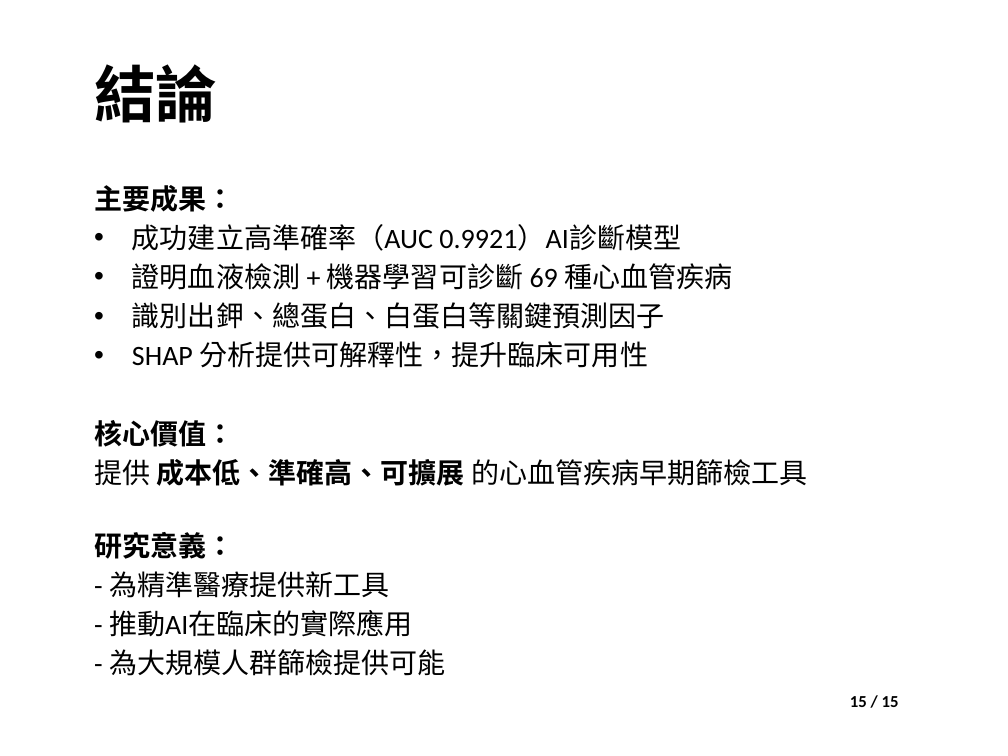
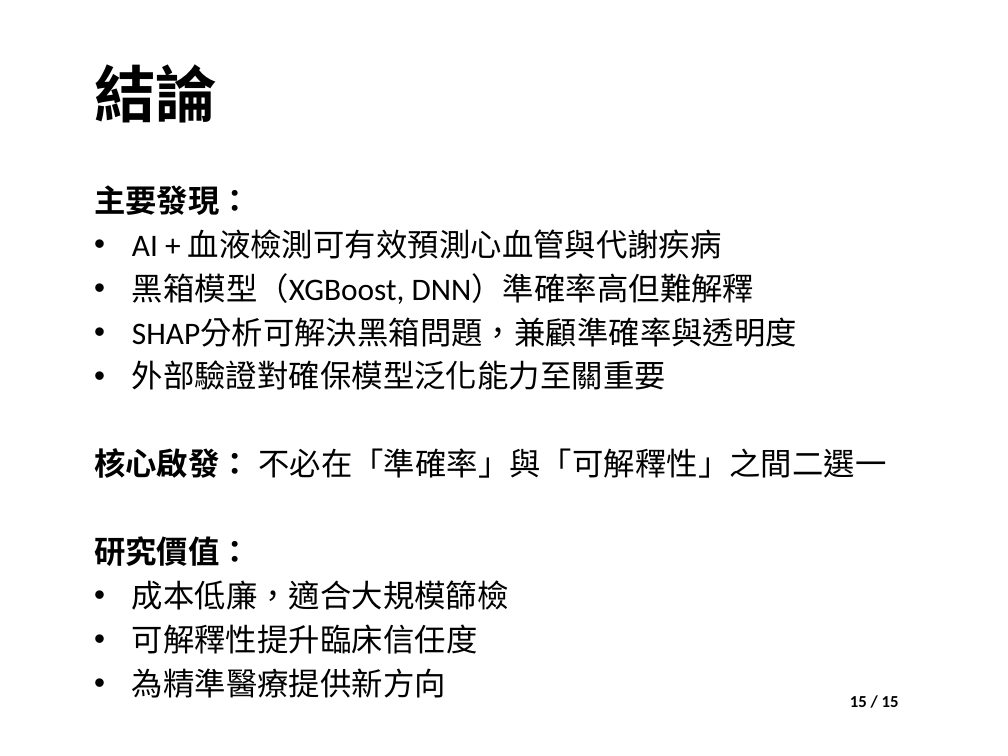
Before and after one commit to joechiboo/ResearchSeminar-3H, a slide deck: slide 15 of 提交檔案/專題討論_21138X006_紀伯喬_wVBA.pptm. Drawn at 1008x756 pixels with LibreOffice and Linux fonts; fonts in the diff are those of the drawing; background and template pictures are left out. Boxes give left, top, right and bottom in pixels: in the first picture for what was removed or moved away, otherwise in the second. Text is boxed around its words. In the diff, an @@ line names an element or a change of style, - is before the commit and + after.

```diff
--- a/提交檔案/專題討論_21138X006_紀伯喬_wVBA.pptm
+++ b/提交檔案/專題討論_21138X006_紀伯喬_wVBA.pptm
@@ text at [94, 185, 886, 654]: text changed; size 20 to 22.4 pt @@
-主要成果：
-• 成功建立高準確率（AUC 0.9921）AI診斷模型
-• 證明血液檢測 + 機器學習可診斷 69 種心血管疾病
-• 識別出鉀、總蛋白、白蛋白等關鍵預測因子
-• SHAP 分析提供可解釋性，提升臨床可用性
-核心價值：
-提供 成本低、準確高、可擴展 的心血管疾病早期篩檢工具
-研究意義：
-- 為精準醫療提供新工具
-- 推動AI在臨床的實際應用
-- 為大規模人群篩檢提供可能
+主要發現：
+• AI + 血液檢測可有效預測心血管與代謝疾病
+• 黑箱模型（XGBoost, DNN）準確率高但難解釋
+• SHAP分析可解決黑箱問題，兼顧準確率與透明度
+• 外部驗證對確保模型泛化能力至關重要
+核心啟發： 不必在「準確率」與「可解釋性」之間二選一
+研究價值：
+• 成本低廉，適合大規模篩檢
+• 可解釋性提升臨床信任度
+• 為精準醫療提供新方向
```
Also in this commit, not shown: 7 other slides changed, 1 slide added, 1 slide removed, 4 other files.
